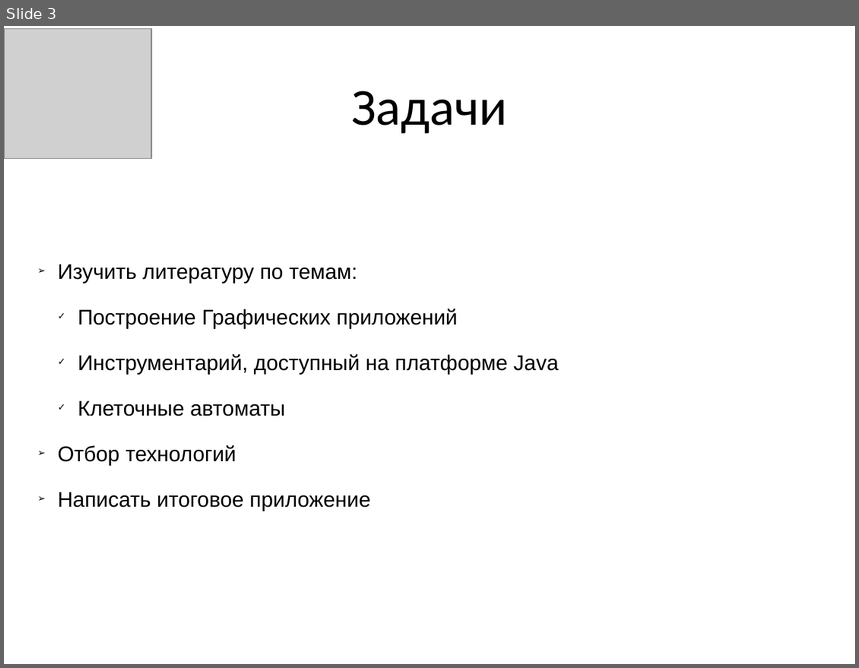
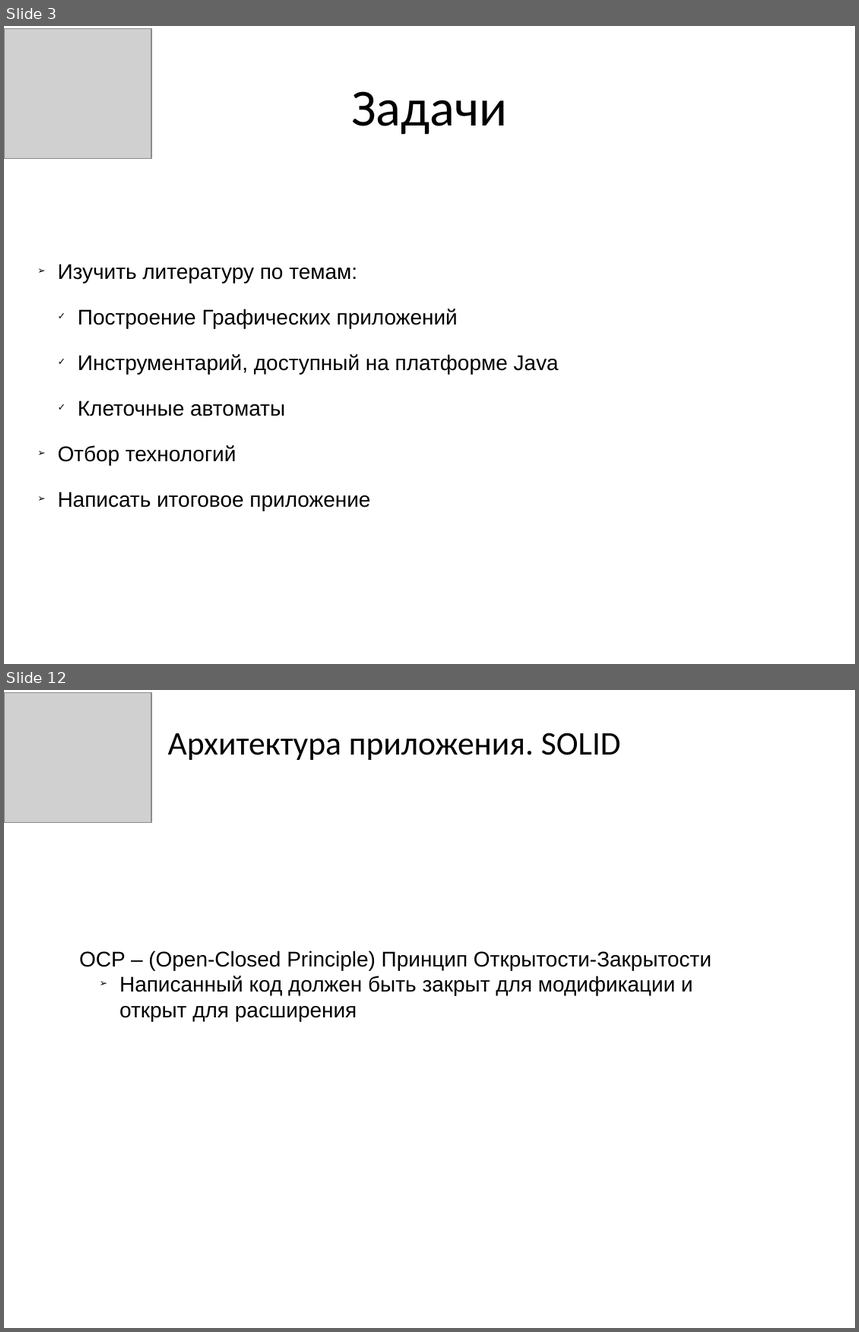
Before and after one commit to CymerR/GFX_1, a slide deck: Презентация.pptx. Shown one above the other, each under a label of ours: slide 3 before the commit, slides 3 and 12 after it; the slides between them are not shown. The pictures are 859x668 and 859x1332 pixels, drawn with LibreOffice and Linux fonts; fonts in the diff are those of the drawing; grey boxes stand for pictures. Boxes give left, top, right and bottom in pixels: in the first picture for what was removed or moved away, otherwise in the second. Text is boxed around its words. In the diff, an @@ line names an element or a change of style, - is before the commit and + after.

```diff
--- a/Презентация.pptx
+++ b/Презентация.pptx
@@ slide 12 added at (4,690,855,1328), background #FFFFFF @@
@@ picture added at (4,692,151,823) @@
@@ text added at (168,733,621,760), 28 pt, text #000000 @@
+Архитектура приложения. SOLID
@@ text added at (79,951,712,1021), 18 pt, text #000000 @@
+OCP – (Open-Closed Principle) Принцип Открытости-Закрытости
+  ➢ Написанный код должен быть закрыт для модификации и открыт для расширения
```
Also in this commit, not shown: 2 slides changed, 24 other slides added, 2 slides removed, 2 other files.
